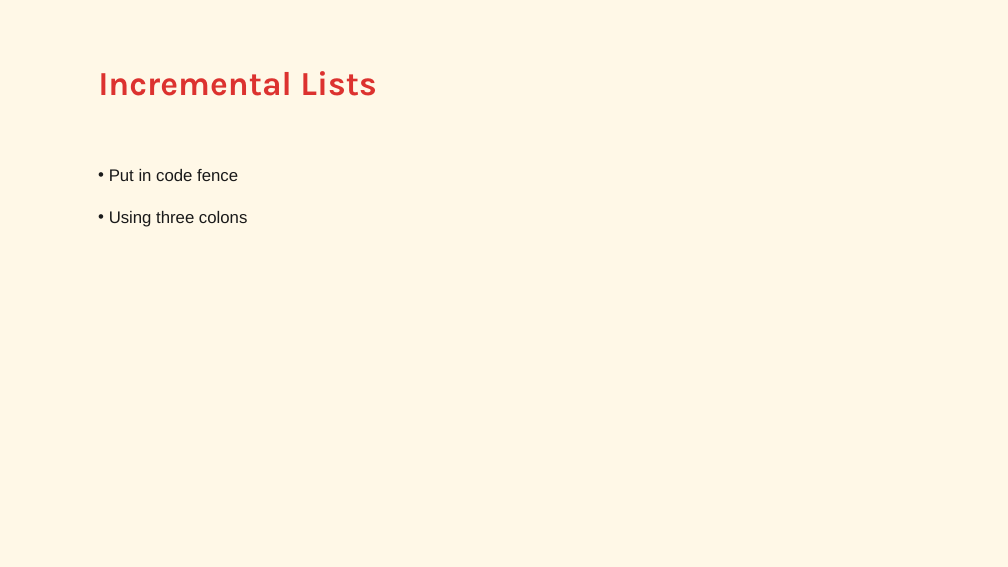
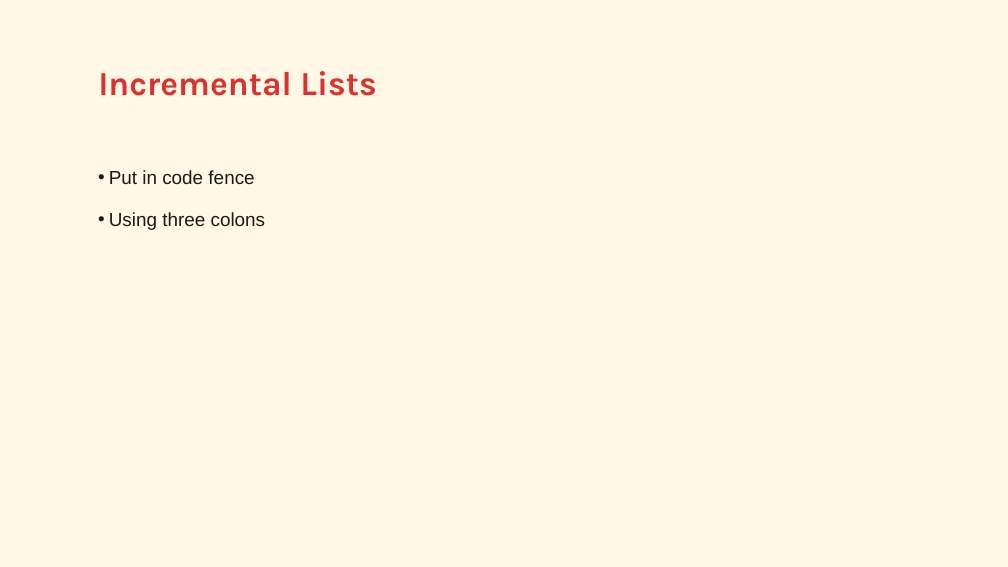
Before and after one commit to jmablog/simple-presentations-generator, a slide deck: slide 5 of _resources/templates/pptx/cosmic-latte.pptx. Drawn at 1008x567 pixels with LibreOffice and Linux fonts; fonts in the diff are those of the drawing. Boxes give left, top, right and bottom in pixels: in the first picture for what was removed or moved away, otherwise in the second. Text is boxed around its words. In the diff, an @@ line names an element or a change of style, - is before the commit and + after.

```diff
--- a/_resources/templates/pptx/cosmic-latte.pptx
+++ b/_resources/templates/pptx/cosmic-latte.pptx
@@ text "Put in code fence" at [109, 170, 266, 230]: size 16 to 18 pt @@
```
Also in this commit, not shown: 3 other slides changed, 3 other files.
